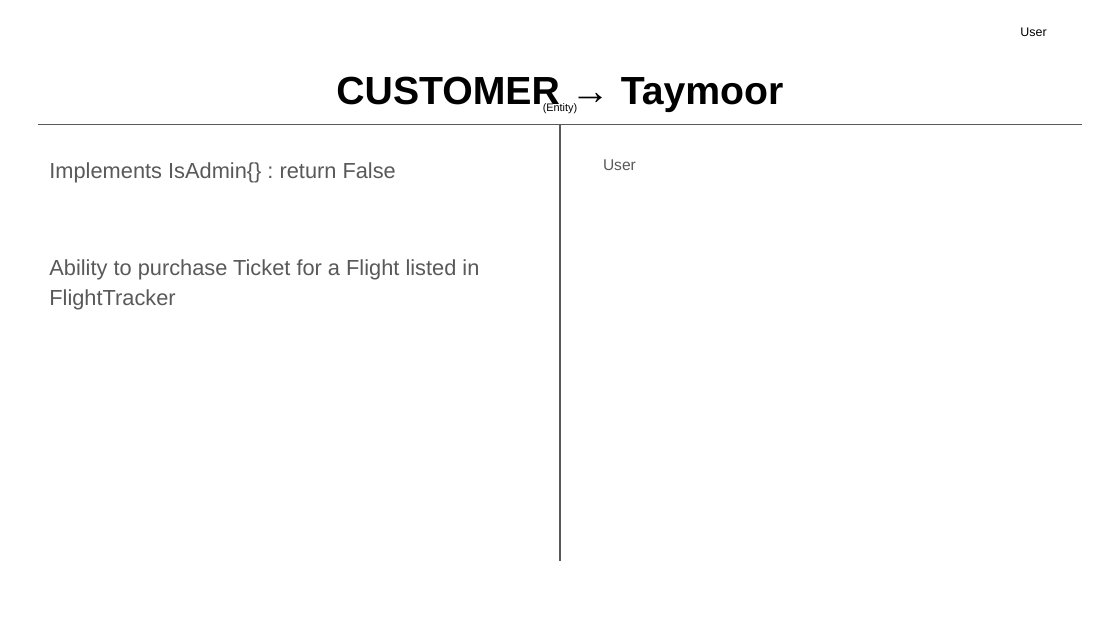
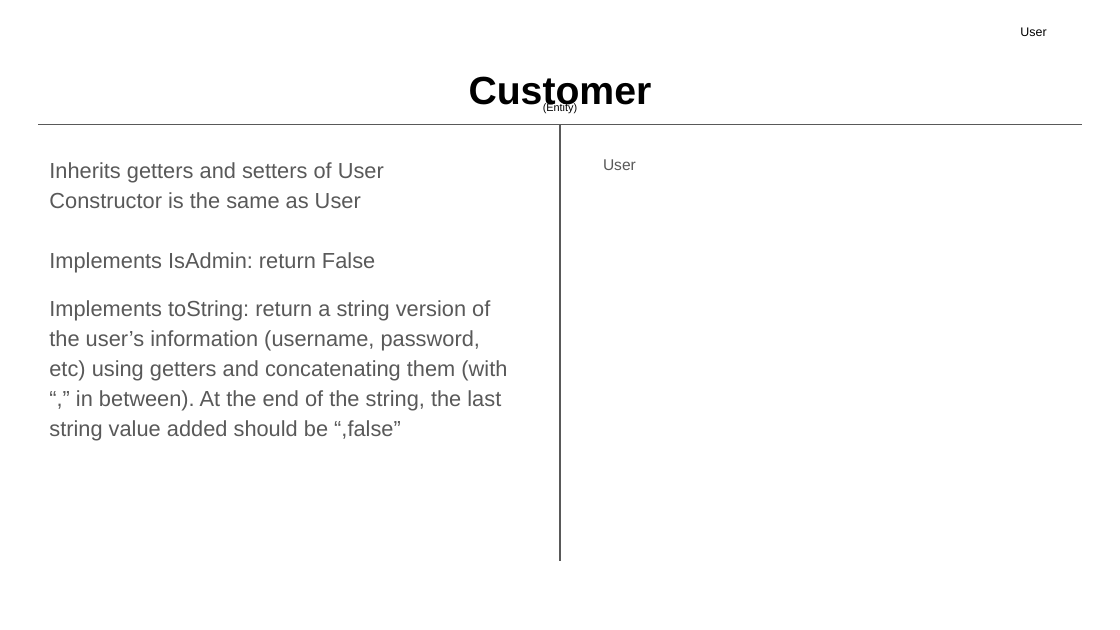
Before and after one commit to hud9925/FlightManager, a slide deck: slide 14 of phase0/CRC Model.pptx (slide 13 before the commit). Drawn at 1120x630 pixels with LibreOffice and Linux fonts; fonts in the diff are those of the drawing. Boxes give left, top, right and bottom in pixels: in the first picture for what was removed or moved away, otherwise in the second. Text is boxed around its words. In the diff, an @@ line names an element or a change of style, - is before the commit and + after.

```diff
--- a/phase0/CRC Model.pptx
+++ b/phase0/CRC Model.pptx
@@ title at box(469, 76, 652, 112): text changed @@
-CUSTOMER → Taymoor
+Customer
@@ text at box(49, 162, 507, 441): text changed @@
-Implements IsAdmin{} : return False
-Ability to purchase Ticket for a Flight listed in FlightTracker
+Inherits getters and setters of User
+Constructor is the same as User
+Implements IsAdmin: return False
+Implements toString: return a string version of the user’s information (username, password, etc) using getters and concatenating them (with “,” in between). At the end of the string, the last string value added should be “,false”
```
Also in this commit, not shown: 13 other slides changed, 1 slide added.
